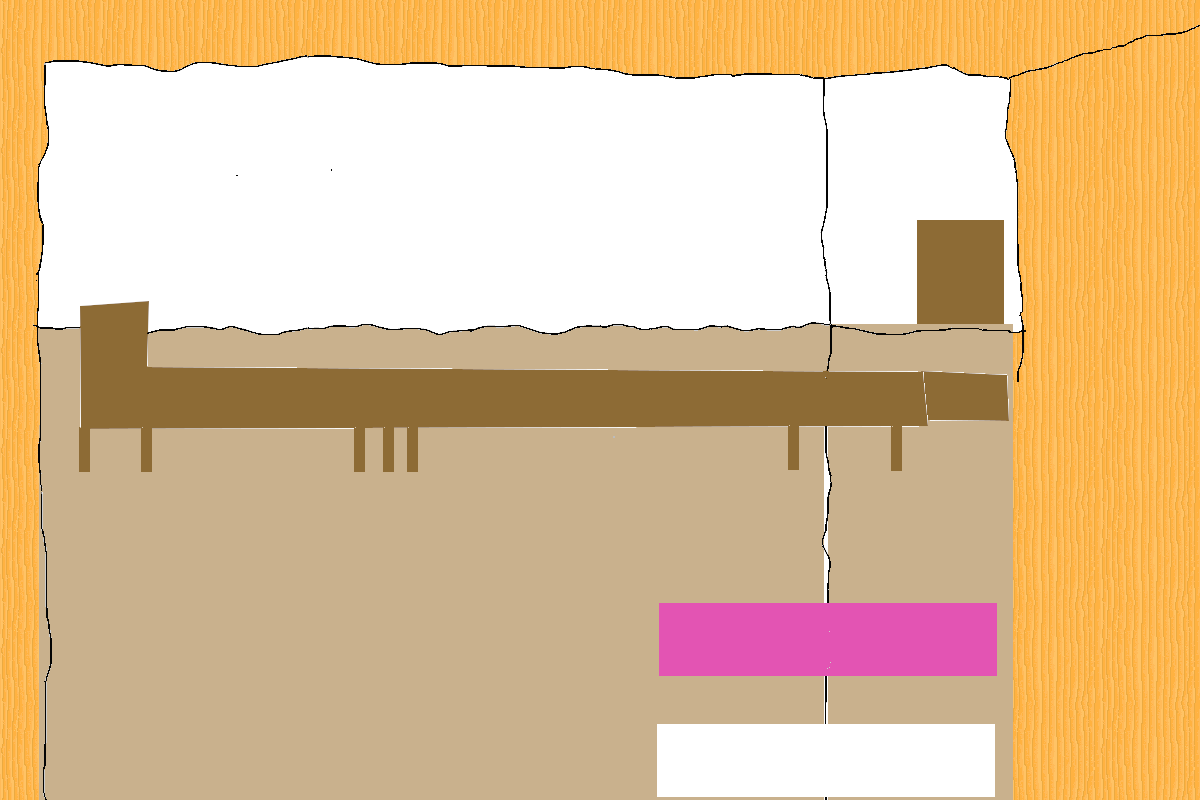
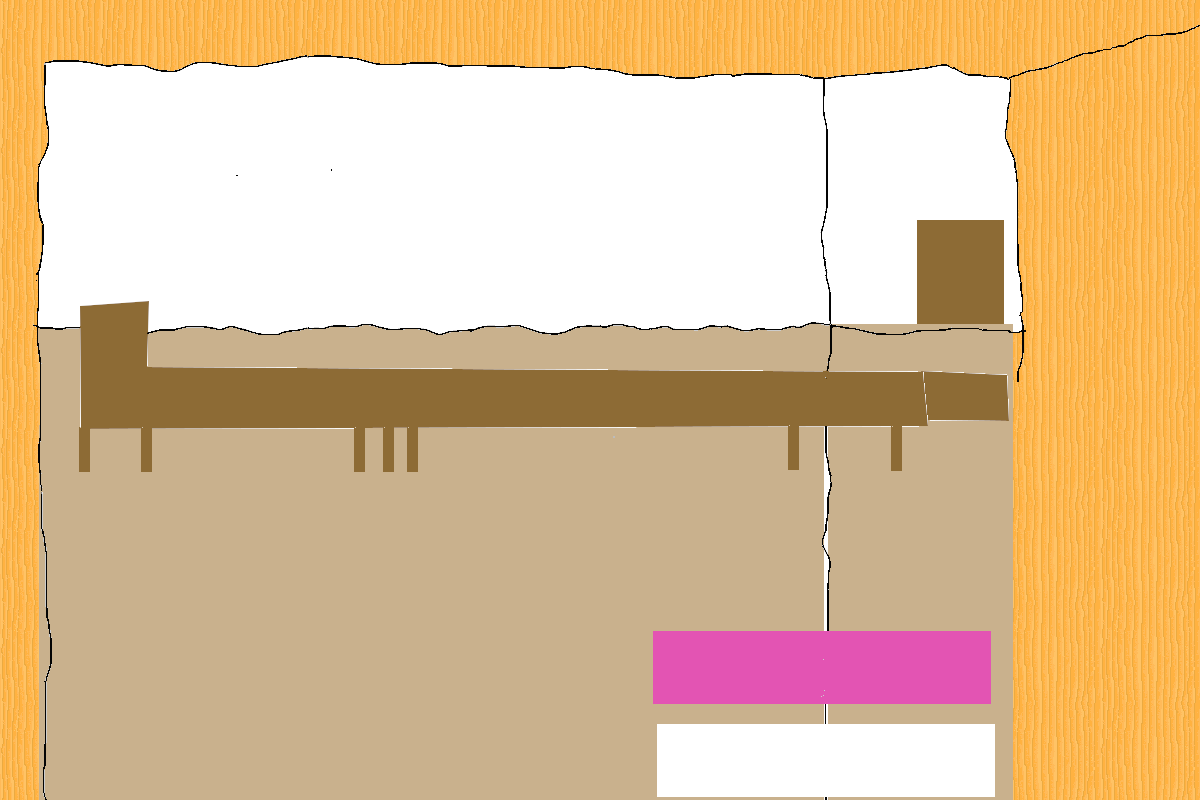
The second 1200 × 800 image is a revision of the first. Changes to its layers:
painted on "Background" over 653, 603, 997, 704
